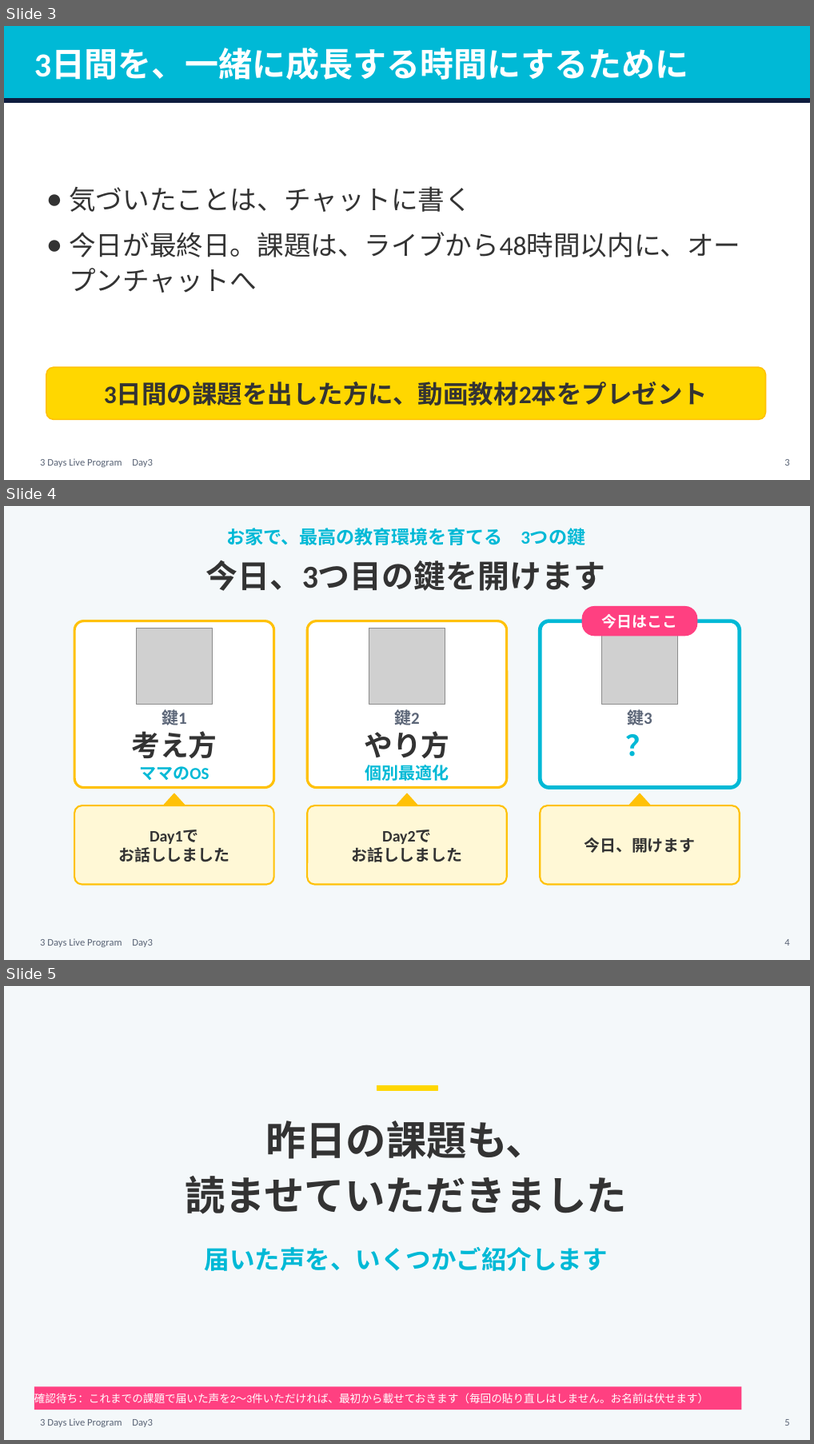
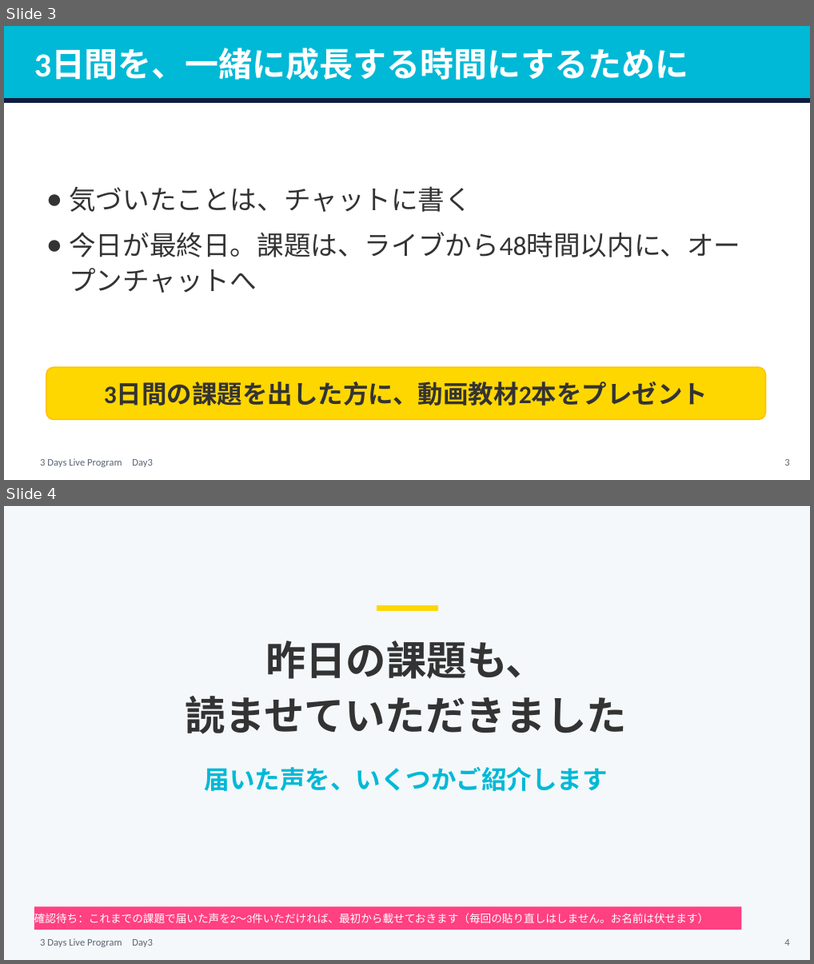
Before and after one commit to tanakayuc/static-pages, a slide deck: pigmarion-homeinter-3days-live/day3/v2/homeinter-day3-v2.pptx. Shown one above the other, each under a label of ours: slides 3, 4 and 5 before the commit, slides 3 and 4 after it. The pictures are 814x1444 and 814x964 pixels, drawn with LibreOffice and Linux fonts; fonts in the diff are those of the drawing; grey boxes stand for pictures. Boxes give left, top, right and bottom in pixels: in the first picture for what was removed or moved away, otherwise in the second. Text is boxed around its words. In the diff, an @@ line names an element or a change of style, - is before the commit and + after.

Commit message:
pigmarion-homeinter-3days-live: Day3の全体像を絵にし、重複の枚を外し、お客様の声を1枚足した。頭が端にかかっていた絵3枚を作り直した（田中さんの指示）

```diff
--- a/pigmarion-homeinter-3days-live/day3/v2/homeinter-day3-v2.pptx
+++ b/pigmarion-homeinter-3days-live/day3/v2/homeinter-day3-v2.pptx
@@ slide 4 removed at [4,506,810,960], background #F4F8FA; not listed: 1 template element that a slide beside it also shows @@
@@ text removed at [226,528,586,545] @@
-お家で、最高の教育環境を育てる 3つの鍵
@@ text removed at [206,560,606,591] @@
-今日、3つ目の鍵を開けます
@@ rounded rectangle removed at [74,621,274,788] @@
@@ rounded rectangle removed at [308,621,507,788] @@
@@ rounded rectangle removed at [541,621,740,788] @@
@@ rounded rectangle removed at [583,607,698,636] @@
@@ text removed at [602,614,678,628] @@
-今日はここ
@@ picture removed at [137,628,212,704] @@
@@ picture removed at [370,628,445,704] @@
@@ picture removed at [602,628,678,704] @@
@@ text removed at [162,709,187,725] @@
-鍵1
@@ text removed at [394,709,420,725] @@
-鍵2
@@ text removed at [627,709,653,725] @@
-鍵3
@@ text removed at [131,731,217,758] @@
-考え方
@@ text removed at [364,731,450,758] @@
-やり方
@@ text removed at [541,726,740,763] @@
-？
@@ text removed at [139,766,209,780] @@
-ママのOS
@@ text removed at [365,762,449,783] @@
-個別最適化
@@ triangle removed at [162,793,186,807] @@
@@ triangle removed at [395,793,420,807] @@
@@ triangle removed at [628,793,653,807] @@
@@ rounded rectangle removed at [74,805,274,884] @@
@@ rounded rectangle removed at [308,805,507,884] @@
@@ rounded rectangle removed at [541,805,740,884] @@
@@ text removed at [118,829,230,862] @@
-Day1で
-お話ししました
@@ text removed at [351,829,462,862] @@
-Day2で
-お話ししました
@@ text removed at [584,837,695,852] @@
-今日、開けます
@@ page number removed at [785,939,790,945] @@
-4
@@ what was slide 5 is now slide 4 @@
@@ page number at [785,939,790,945]: text changed @@
-5
+4
```
Also in this commit, not shown: 2 slides changed, 2 slides added, 2 other slides removed, 47 other files.
